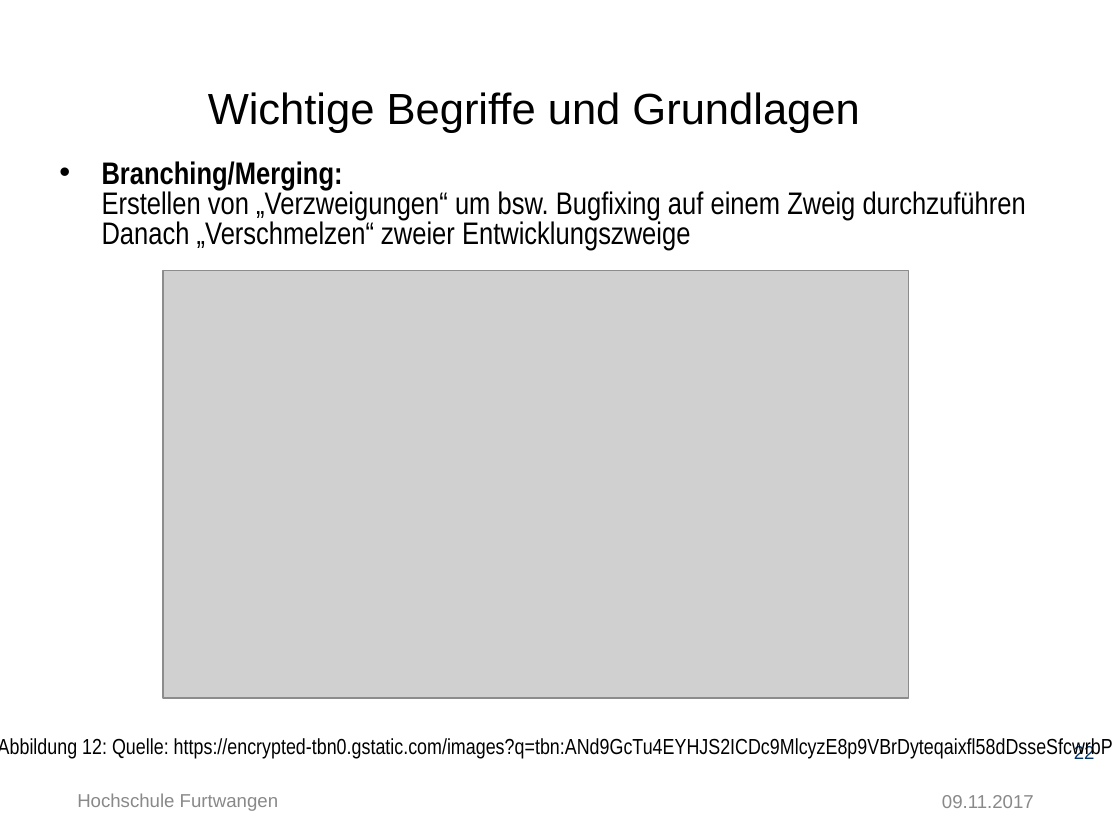
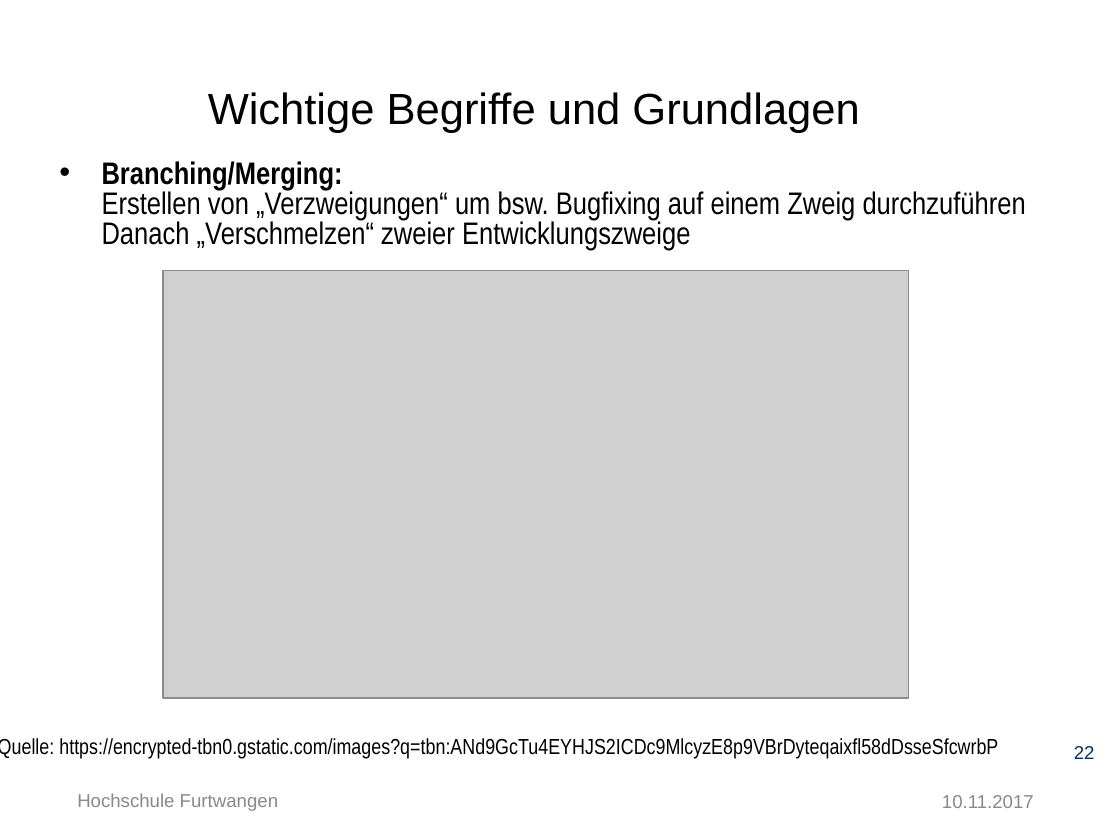
Before and after one commit to Ertugrul-Furtwangen/Erti, a slide deck: slide 22 of Thesis-Präsentation-Ertugrul_Özkara.pptx. Drawn at 1120x840 pixels with LibreOffice and Linux fonts; fonts in the diff are those of the drawing; grey boxes stand for pictures; background and template pictures are left out. Boxes give left, top, right and bottom in pixels: in the first picture for what was removed or moved away, otherwise in the second. Text is boxed around its words. In the diff, an @@ line names an element or a change of style, - is before the commit and + after.

```diff
--- a/Thesis-Präsentation-Ertugrul_Özkara.pptx
+++ b/Thesis-Präsentation-Ertugrul_Özkara.pptx
@@ text at [0, 738, 998, 759]: text changed @@
-Abbildung 12: Quelle: https://encrypted-tbn0.gstatic.com/images?q=tbn:ANd9GcTu4EYHJS2ICDc9MlcyzE8p9VBrDyteqaixfl58dDsseSfcwrbP
+Quelle: https://encrypted-tbn0.gstatic.com/images?q=tbn:ANd9GcTu4EYHJS2ICDc9MlcyzE8p9VBrDyteqaixfl58dDsseSfcwrbP
@@ text at [942, 795, 1034, 808]: text changed @@
-09.11.2017
+10.11.2017
```
Also in this commit, not shown: 41 other slides changed, 1 slide added.
